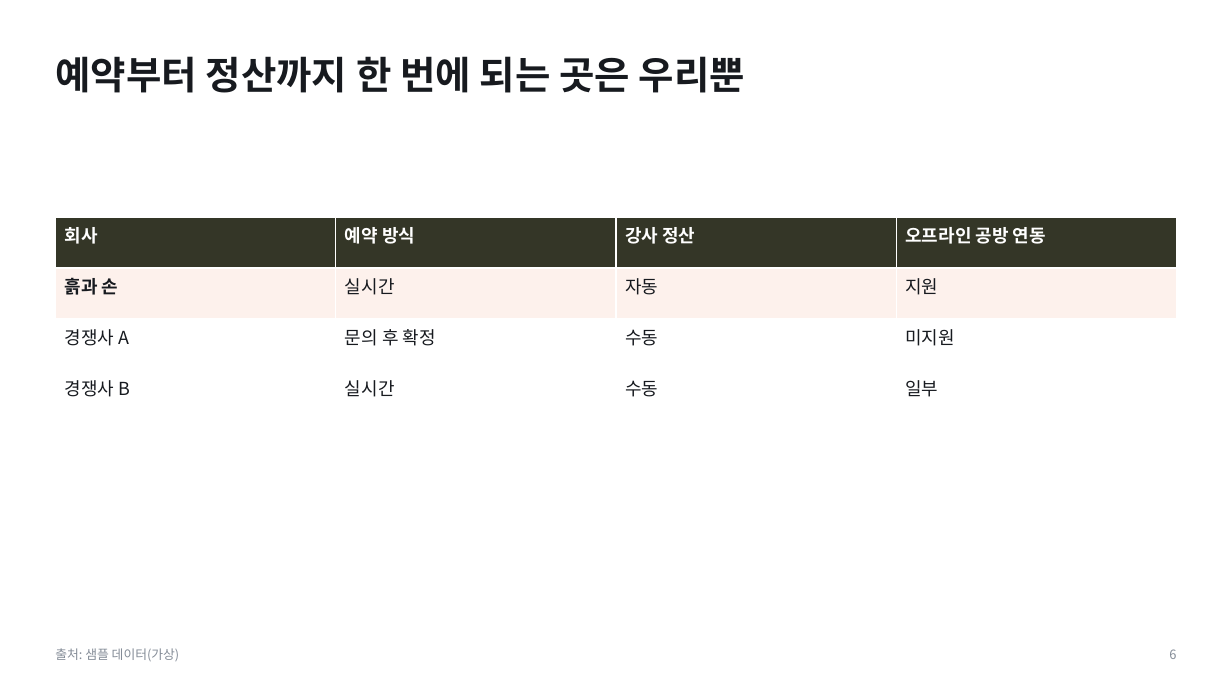
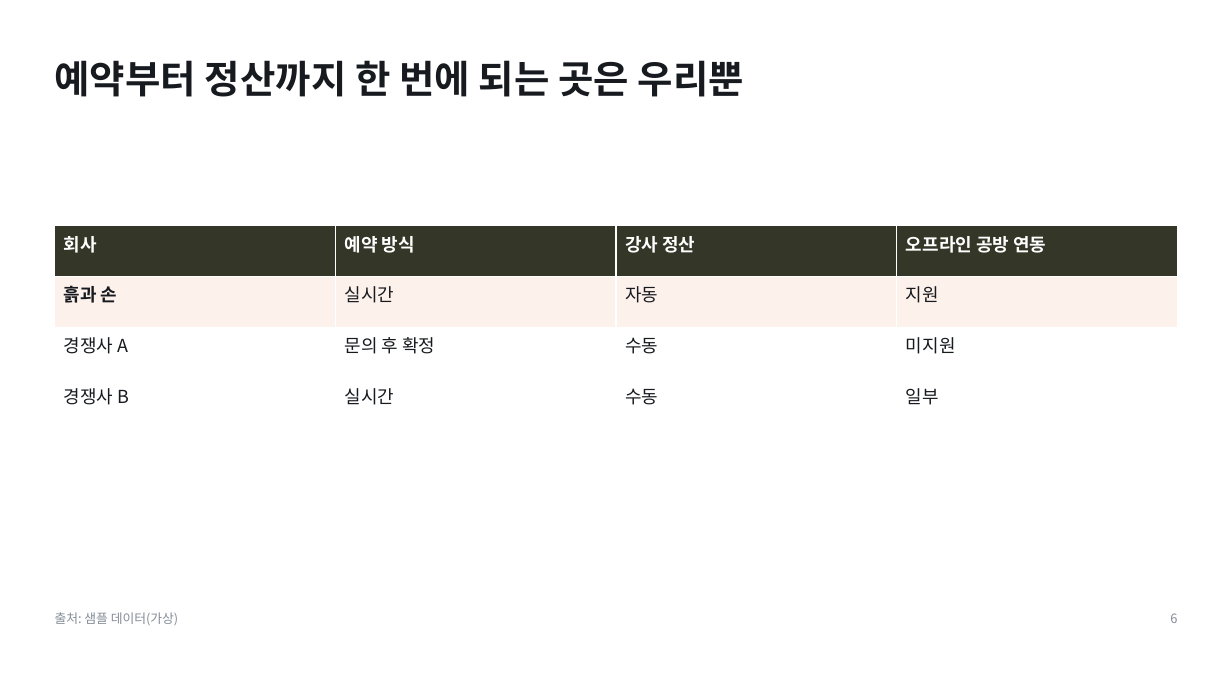
Before and after one commit to pck9880-sys/claude-design, a slide deck: slide 6 of output/ir-sample/deck.pptx. Drawn at 1232x693 pixels with LibreOffice and Linux fonts; fonts in the diff are those of the drawing. Boxes give left, top, right and bottom in pixels: in the first picture for what was removed or moved away, otherwise in the second. Text is boxed around its words. In the diff, an @@ line names an element or a change of style, - is before the commit and + after.

```diff
--- a/output/ir-sample/deck.pptx
+++ b/output/ir-sample/deck.pptx
@@ text "예약부터 정산까지 한 번에 되는 ...": place and size @@
-text "예약부터 정산까지 한 번에 되는 ..." at [55, 56, 745, 93]
+text "예약부터 정산까지 한 번에 되는 ..." at [55, 60, 744, 97]
@@ table: place and size @@
-table at [55, 217, 1176, 421]
+table at [55, 226, 1178, 429]
@@ text "출처: 샘플 데이터(가상)": place and size @@
-text "출처: 샘플 데이터(가상)" at [55, 648, 179, 661]
+text "출처: 샘플 데이터(가상)" at [55, 612, 178, 625]
@@ text "6": place and size @@
-text "6" at [1169, 649, 1176, 659]
+text "6" at [1170, 613, 1177, 623]
```
Also in this commit, not shown: 8 other slides changed, 21 other files.
